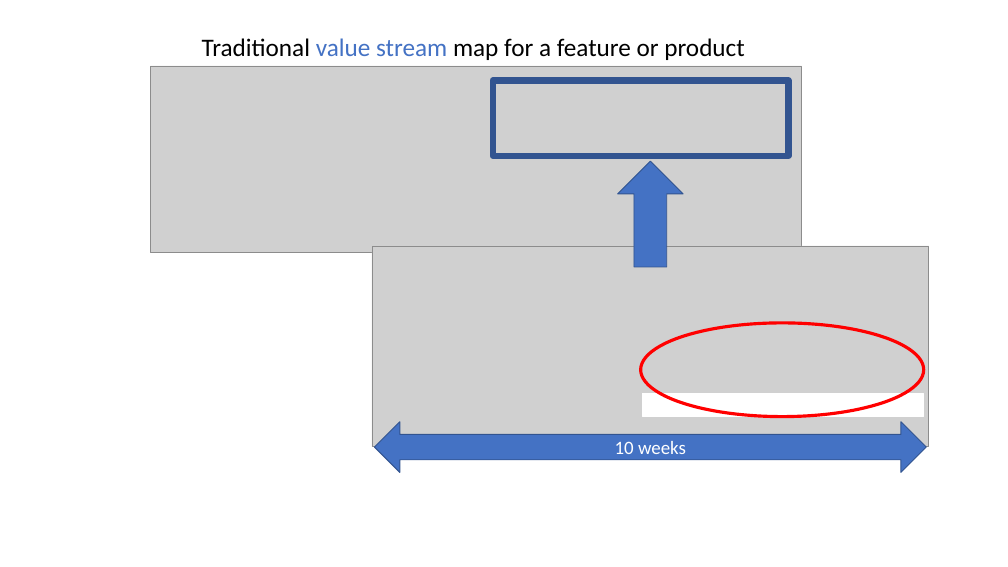
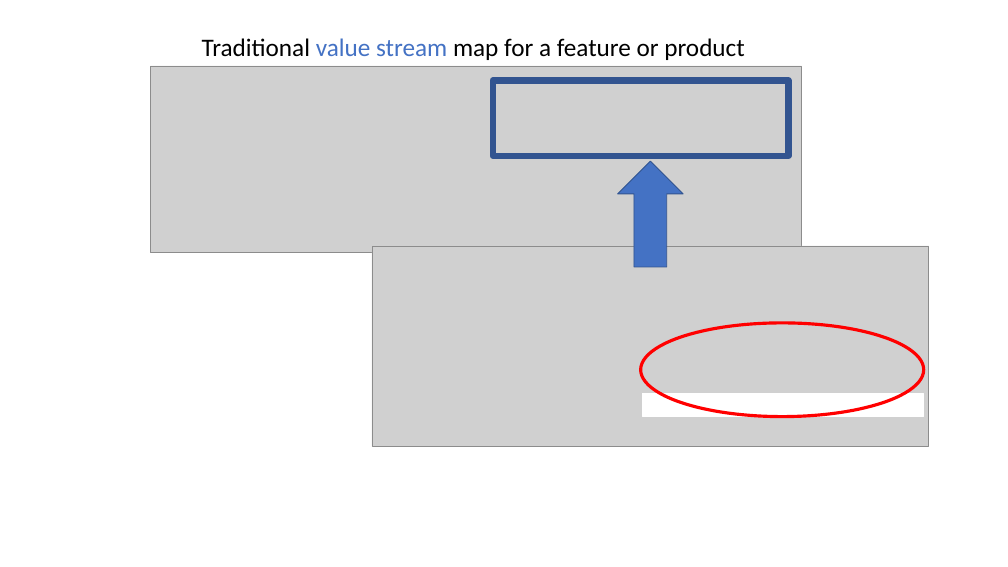
Before and after one commit to milodotnet/bootcamp, a slide deck: slide 10 of Bootcamp-ContinuousDelivery.pptx. Drawn at 1008x567 pixels with LibreOffice and Linux fonts; fonts in the diff are those of the drawing; grey boxes stand for pictures. Boxes give left, top, right and bottom in pixels: in the first picture for what was removed or moved away, otherwise in the second. Text is boxed around its words. In the diff, an @@ line names an element or a change of style, - is before the commit and + after.

```diff
--- a/Bootcamp-ContinuousDelivery.pptx
+++ b/Bootcamp-ContinuousDelivery.pptx
@@ left right arrow removed at bbox=[374, 422, 926, 473] @@
-10 weeks
```
Also in this commit, not shown: 5 other slides changed, 2 slides added, 1 slide removed.
